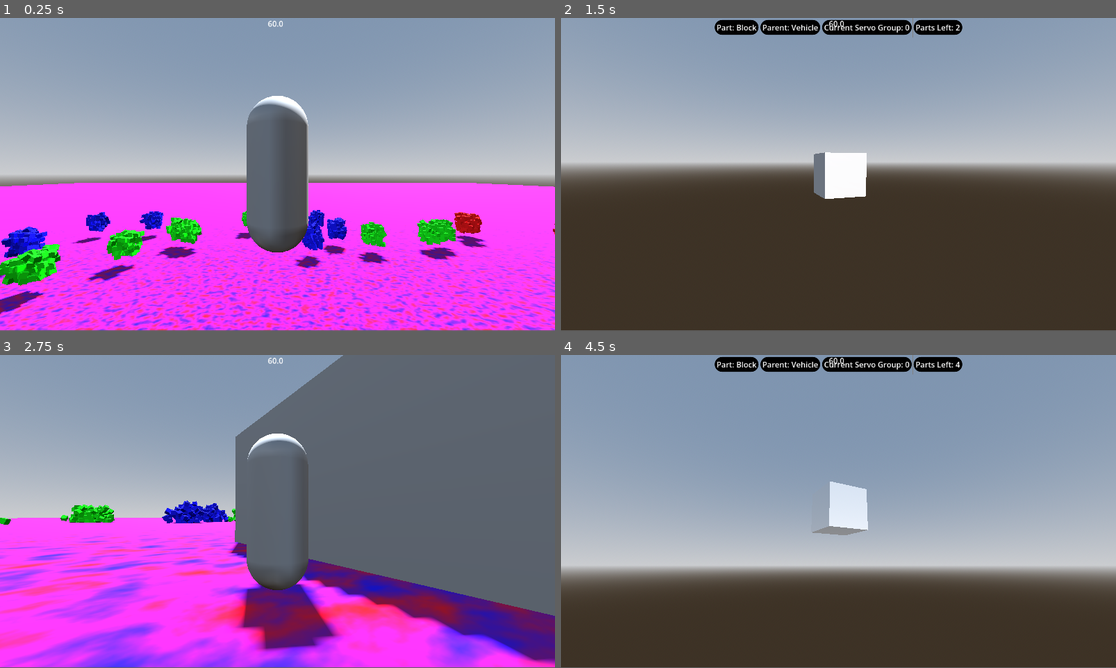
Above: before the commit, frames 1-4 (two rows, left to right).
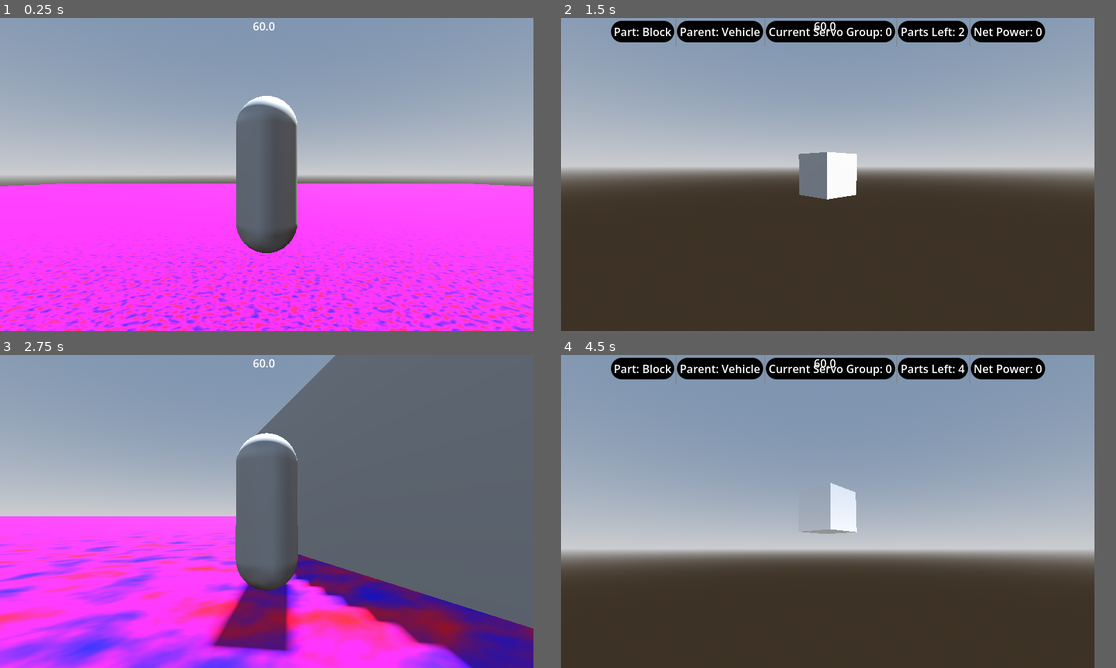
Above: after the commit, the same moments.

Repository: Jagdoggo/Trash-Mtash
Game: Godot game, scene res://world.tscn
Two runs of this game, one before a commit and one after it. Both use one fixed random seed, a clock stepped at 60 frames per second and the inputs below.
Inputs (mouse positions are in pixels of both pictures, inside the frame that each line leads up to):
- Up to frame 1 (0.25 s): no input
- Up to frame 2 (1.5 s): move the mouse to (866, 171) at 0.52 s; hold G (change active group left) from 0.53 s (still down); tap B (build) at 0.6 s; tap Space (jump) at 0.77 s; tap F (build part) at 0.8, 1.35 s; tap Enter at 1.25 s; move the mouse to (810, 174) at 1.27 s
- Up to frame 3 (2.75 s): keep holding G (change active group left); tap Space (jump) at 1.52 s; tap Y (delete part) at 1.55, 2.1 s; tap N (reset parent) at 2 s; move the mouse to (288, 505) at 2.02 s; tap B (build) at 2.3 s
- Up to frame 4 (4.5 s): keep holding G (change active group left); move the mouse to (832, 514) at 2.77 s; tap B (build) at 2.85 s; tap Space (jump) at 3.02, 3.77 s; tap F (build part) at 3.05, 3.6 s; tap N (reset parent) at 3.5, 4.25 s; move the mouse to (877, 514) at 3.52 s; tap Y (delete part) at 3.8, 4.35 s; move the mouse to (794, 508) at 4.27 s
The window is 799x449 before the commit and 768x450 after it. Grey fills any space a smaller window leaves; there, only what the larger window draws over its background counts as a difference.

The runs differ from the first frame. In frame 1, 23% of the frame differs, in the area x 0-100%, y 0-100%; in frame 2, 10%; in frame 3, 25%; in frame 4, 17%.

Commit message:
Can pick up trash and added generator + power

Diff:
--- a/builder.gd
+++ b/builder.gd
@@ -6,6 +6,7 @@
 @export var scroll_sens : float = 0.4
 @export var player : Player
 @export var part_limits : Array[int]
+@export var power_used : Array[int]
 
 @onready var vehicle: VehicleBody3D = $Vehicle
 @onready var camera_arm: Node3D = $"Camera Arm"
@@ -71,6 +72,7 @@
 		$UI/HBoxContainer/Block.text = "Part: " + tmp_part.name
 		$UI/HBoxContainer/Parent.text = "Parent: " + current_parent.name
 		$"UI/HBoxContainer/Parts Left".text = "Parts Left: " + str(part_limits[current_block_index])
+		$"UI/HBoxContainer/Net Power".text = "Net Power: " + str(vehicle.total_power_used)
 		if Input.is_action_just_pressed("build part"):
 			if part_limits[current_block_index] > 0:
 				part_id += 1
@@ -80,6 +82,7 @@
 				part.name = part.name + str(part_id)
 				part.set_meta("index",current_block_index)
 				current_parent.add_child(part)
+				vehicle.total_power_used -= power_used[current_block_index]
 				part_limits[current_block_index] -= 1
 				if current_parent != $Vehicle:
 					$Vehicle.parented_parts.append(part)
@@ -114,7 +117,9 @@
 		vehicle.parented_parts.erase(node)
 		vehicle.reparented_parts.erase(node)
 	if node.has_meta("index"):
-		part_limits[node.get_meta("index")] += 1
+		var index = node.get_meta("index")
+		part_limits[index] += 1
+		vehicle.total_power_used += power_used[index]
 	node.queue_free()
 
 func test(node : Node3D):
--- a/builder.tscn
+++ b/builder.tscn
@@ -11,6 +11,7 @@
 [ext_resource type="PackedScene" uid="uid://dqw1frx8hmdrv" path="res://1x_1_slope.tscn" id="7_u3nas"]
 [ext_resource type="PackedScene" uid="uid://cud6v1hauf2b8" path="res://3x_1_slope.tscn" id="8_ewt2b"]
 [ext_resource type="PackedScene" uid="uid://ll2n1ote5dhc" path="res://magnet.tscn" id="9_ewt2b"]
+[ext_resource type="PackedScene" uid="uid://de3g0qjwvxysh" path="res://generator.tscn" id="10_j0mst"]
 
 [sub_resource type="ProceduralSkyMaterial" id="ProceduralSkyMaterial_clihi"]
 sky_horizon_color = Color(0.66224277, 0.6717428, 0.6867428, 1)
@@ -42,8 +43,9 @@
 
 [node name="Builder" type="Node3D" unique_id=667126995]
 script = ExtResource("1_h1ki1")
-blocks = Array[PackedScene]([ExtResource("3_nebbf"), ExtResource("4_h00wr"), ExtResource("5_ucbhk"), ExtResource("5_gtodl"), ExtResource("6_3uvuy"), ExtResource("7_u3nas"), ExtResource("8_ewt2b"), ExtResource("9_ewt2b")])
-part_limits = Array[int]([4, 2, 2, 0, 1, 0, 0, 1])
+blocks = Array[PackedScene]([ExtResource("3_nebbf"), ExtResource("4_h00wr"), ExtResource("5_ucbhk"), ExtResource("5_gtodl"), ExtResource("6_3uvuy"), ExtResource("7_u3nas"), ExtResource("8_ewt2b"), ExtResource("9_ewt2b"), ExtResource("10_j0mst")])
+part_limits = Array[int]([4, 2, 2, 0, 1, 0, 0, 1, 1])
+power_used = Array[int]([0, 1, 1, 2, 0, 0, 0, 1, 0])
 
 [node name="Preview" parent="." unique_id=204736288 instance=ExtResource("2_clihi")]
 
@@ -125,3 +127,13 @@
 text = "Parts Left"
 horizontal_alignment = 1
 vertical_alignment = 1
+
+[node name="VSeparator4" type="VSeparator" parent="UI/HBoxContainer" unique_id=250287824]
+layout_mode = 2
+
+[node name="Net Power" type="Label" parent="UI/HBoxContainer" unique_id=683005953]
+layout_mode = 2
+theme_override_styles/normal = SubResource("StyleBoxFlat_3uvuy")
+text = "Net Power"
+horizontal_alignment = 1
+vertical_alignment = 1
--- /dev/null
+++ b/generator.gd
@@ -0,0 +1,37 @@
+extends CollisionShape3D
+
+@export var runtime : float = 60
+@export var power_gained : float = 4
+
+@onready var runtime_timer: Timer = $"Runtime Timer"
+
+var vehicle : VehicleBody3D
+var generating : bool = false
+var was_generating : bool = false
+var was_stopped : bool = true
+
+func _process(delta: float) -> void:
+	var toggled : bool = false
+	#if Input.is_action_just_pressed("toggle generator"):
+		#if !generating:
+			#toggled = true
+			#runtime_timer.start(runtime)
+			#generating = true
+			#print("started")
+	if not vehicle:
+		var current_node = get_parent()
+		var running = true
+		while running:
+			if current_node is VehicleBody3D:
+				vehicle = current_node
+				running = false
+			else:
+				current_node = current_node.get_parent()
+	if runtime_timer.is_stopped() != was_stopped and !toggled:
+		generating = false
+		print("stopped")
+	if generating != was_generating:
+		vehicle.total_power_used += power_gained * (int(generating)*2 - 1)
+	was_generating = generating
+	was_stopped = runtime_timer.is_stopped()
+	toggled = false
--- /dev/null
+++ b/generator.tscn
@@ -0,0 +1,23 @@
+[gd_scene format=3 uid="uid://de3g0qjwvxysh"]
+
+[ext_resource type="Script" uid="uid://cnm6ki5qkgkx1" path="res://generator.gd" id="1_yybav"]
+
+[sub_resource type="BoxShape3D" id="BoxShape3D_qncar"]
+
+[sub_resource type="StandardMaterial3D" id="StandardMaterial3D_opvtb"]
+albedo_color = Color(0, 1, 0, 1)
+
+[sub_resource type="BoxMesh" id="BoxMesh_yybav"]
+material = SubResource("StandardMaterial3D_opvtb")
+
+[node name="Generator" type="CollisionShape3D" unique_id=767567029]
+shape = SubResource("BoxShape3D_qncar")
+script = ExtResource("1_yybav")
+
+[node name="MeshInstance3D" type="MeshInstance3D" parent="." unique_id=647300879]
+mesh = SubResource("BoxMesh_yybav")
+
+[node name="Runtime Timer" type="Timer" parent="." unique_id=1791808653]
+one_shot = true
+
+[connection signal="timeout" from="Runtime Timer" to="." method="_on_runtime_timer_timeout"]
--- a/mechanical_trash.tscn
+++ b/mechanical_trash.tscn
@@ -5,7 +5,7 @@
 
 [sub_resource type="Resource" id="Resource_lebdh"]
 script = ExtResource("2_oidkq")
-block_ids = Array[int]([3, 4, 7])
+block_ids = Array[int]([3, 4, 7, 8])
 metadata/_custom_type_script = "uid://eive7uqh72d5"
 
 [sub_resource type="BoxShape3D" id="BoxShape3D_a0tk4"]
--- a/mtash_man.gd
+++ b/mtash_man.gd
@@ -10,9 +10,12 @@
 
 @onready var camera_arm: SpringArm3D = $"Camera Arm"
 @onready var cam: Camera3D = $"Camera Arm/Cam"
+@onready var trash_detection_area: Area3D = $"Trash Detection Area"
 
 var building = false
 var driving = false
+var picked_up_trash : Trash = null
+var trash_offset : Vector3
 
 func _ready() -> void:
 	Input.mouse_mode = Input.MOUSE_MODE_CAPTURED
@@ -82,6 +85,23 @@
 				if vehicle.cam:
 					vehicle.cam.current = true
 		if not driving:
+			if Input.is_action_just_pressed("pickup trash"):
+				if picked_up_trash:
+					picked_up_trash = null
+				else:
+					var closest_dist : float = INF
+					var closest_trash : Trash = null
+					for body in trash_detection_area.get_overlapping_bodies():
+						if body is Trash:
+							var dist : float = body.position.distance_squared_to(position)
+							if dist < closest_dist:
+								closest_dist = dist
+								closest_trash = body
+					if closest_trash:
+						trash_offset = -abs(closest_trash.position-position)
+						picked_up_trash = closest_trash
+			if picked_up_trash:
+				picked_up_trash.position = position + trash_offset
 			if Input.is_action_just_pressed("jump") and is_on_floor():
 				velocity.y = jump_vel
 			if not is_on_floor():
--- a/mtash_man.tscn
+++ b/mtash_man.tscn
@@ -1,6 +1,9 @@
 [gd_scene format=3 uid="uid://ckkoffyeupk5j"]
 
 [ext_resource type="Script" uid="uid://b603rqywi8d8" path="res://mtash_man.gd" id="1_syic7"]
+
+[sub_resource type="SphereShape3D" id="SphereShape3D_syic7"]
+radius = 3.0
 
 [sub_resource type="CapsuleMesh" id="CapsuleMesh_cos4b"]
 radius = 0.3
@@ -13,6 +16,11 @@
 [node name="Mtash Man" type="CharacterBody3D" unique_id=120742675]
 script = ExtResource("1_syic7")
 
+[node name="Trash Detection Area" type="Area3D" parent="." unique_id=465135918]
+
+[node name="CollisionShape3D" type="CollisionShape3D" parent="Trash Detection Area" unique_id=84807668]
+shape = SubResource("SphereShape3D_syic7")
+
 [node name="MeshInstance3D" type="MeshInstance3D" parent="." unique_id=364403120]
 mesh = SubResource("CapsuleMesh_cos4b")
 
--- a/project.godot
+++ b/project.godot
@@ -14,6 +14,11 @@
 run/main_scene="res://world.tscn"
 config/features=PackedStringArray("4.6", "GL Compatibility")
 config/icon="res://icon.svg"
+
+[display]
+
+window/size/viewport_width=768
+window/size/viewport_height=450
 
 [input]
 
@@ -162,6 +167,11 @@
 "events": [Object(InputEventKey,"resource_local_to_scene":false,"resource_name":"","device":-1,"window_id":0,"alt_press …(192 unchanged characters)…
 ]
 }
+"pickup trash"={
+"deadzone": 0.2,
+"events": [Object(InputEventKey,"resource_local_to_scene":false,"resource_name":"","device":-1,"window_id":0,"alt_pressed":false,"shift_pressed":false,"ctrl_pressed":false,"meta_pressed":false,"pressed":false,"keycode":0,"physical_keycode":89,"key_label":0,"unicode":121,"location":0,"echo":false,"script":null)
+]
+}
 
 [physics]
 
--- a/vehicle.gd
+++ b/vehicle.gd
@@ -15,6 +15,7 @@
 
 var flipped : bool = false
 var flipped_steer : bool = true
+var total_power_used : int
 
 func _input(event: InputEvent) -> void:
 	if not freeze:
@@ -35,6 +36,7 @@
 				camera_arm.spring_length = clamp(camera_arm.spring_length,1,15)
 
 func  _process(_delta: float) -> void:
+	#print(total_power_used)
 	if player and player.driving and not player.building and not freeze:
 		var group_change_input : int = int(Input.is_action_just_pressed("change active group right")) - int(Input.is_action_just_pressed("change active group left"))
 		group_id += group_change_input
--- a/world.tscn
+++ b/world.tscn
@@ -81,6 +81,7 @@
 trash_scenes = Array[PackedScene]([ExtResource("2_pkg7o"), ExtResource("3_gbfbk"), ExtResource("4_ioo17")])
 trash_meshes = Array[Mesh]([SubResource("BoxMesh_4b83a"), SubResource("BoxMesh_yafw5"), SubResource("BoxMesh_7xl48")])
 chunk_size = 15.0
+load_radius = 1
 trash_per_pile = 80
 piles_per_chunk = 3
 pile_varitation = 1.0
Not shown, added: generator.gd.uid
